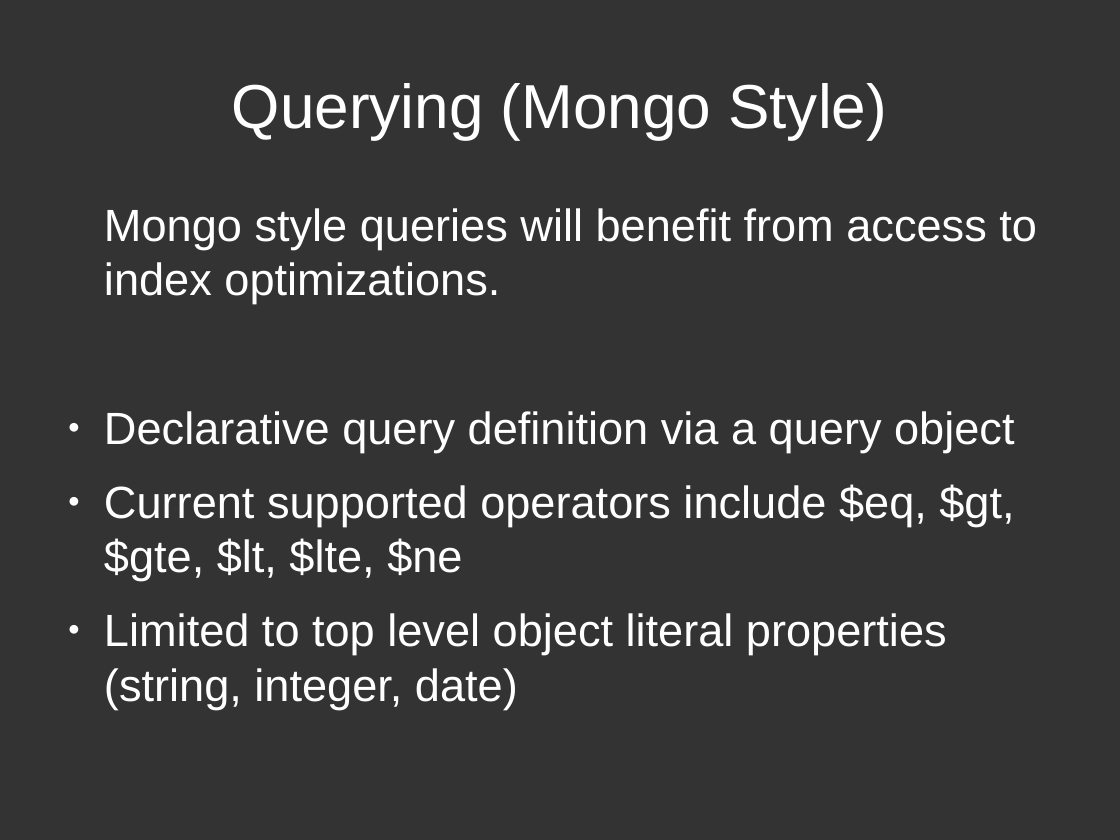
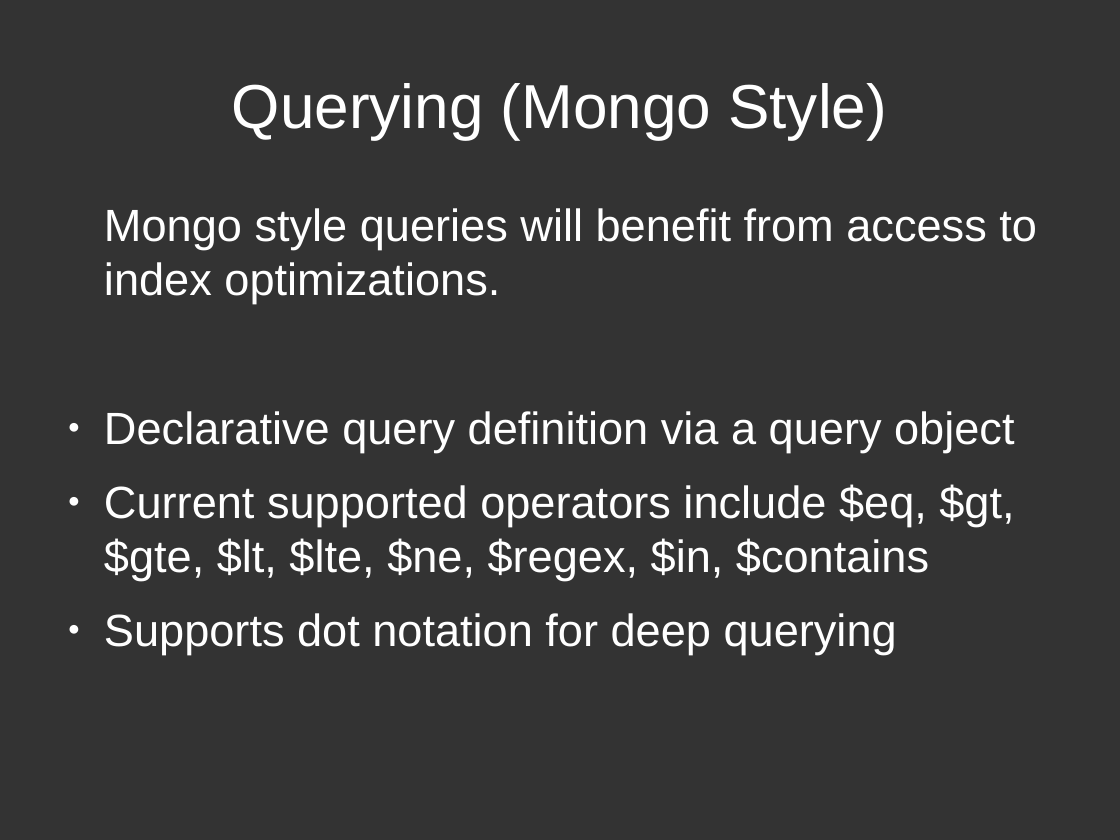
Before and after one commit to techfort/LokiJS, a slide deck: slide 8 of docs/lokijs.odp. Drawn at 1120x840 pixels with LibreOffice and Linux fonts; fonts in the diff are those of the drawing. Boxes give left, top, right and bottom in pixels: in the first picture for what was removed or moved away, otherwise in the second. Text is boxed around its words. In the diff, an @@ line names an element or a change of style, - is before the commit and + after.

```diff
--- a/docs/lokijs.odp
+++ b/docs/lokijs.odp
@@ text at (104,484,1014,655): text changed @@
-● Current supported operators include $eq, $gt, $gte, $lt, $lte, $ne
-● Limited to top level object literal properties (string, integer, date)
+● Current supported operators include $eq, $gt, $gte, $lt, $lte, $ne, $regex, $in, $contains
+● Supports dot notation for deep querying
```
Also in this commit, not shown: 4 other slides changed, 2 slides added.
